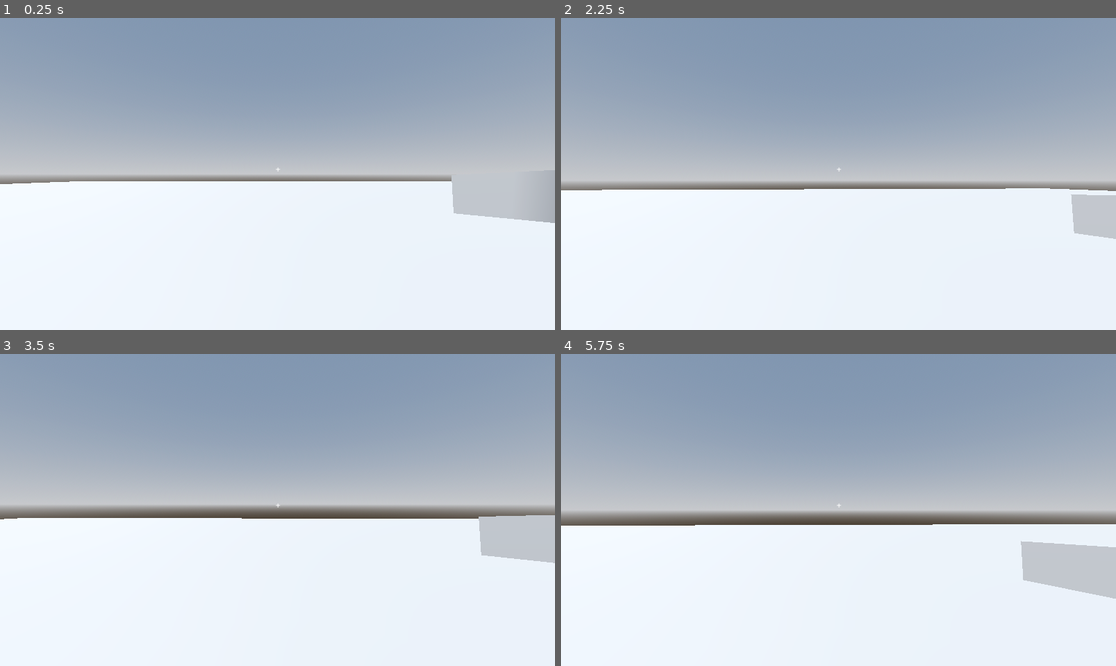
Above: before the commit, frames 1-4 (two rows, left to right).
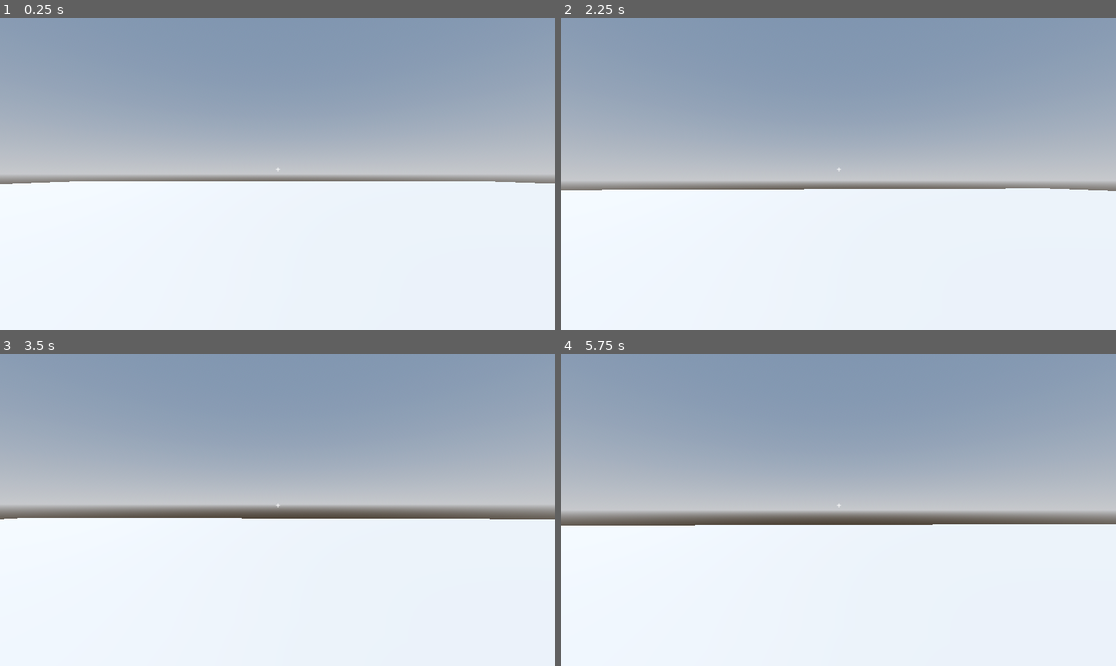
Above: after the commit, the same moments.

Repository: Vetherion/Vetherion
Game: Godot game, scene res://Scenes/3D_Level.tscn
The game is run twice, just before and just after one commit, with the same random seed, the same clock (stepped at 60 frames per second) and the same inputs.
Inputs (mouse positions are in pixels of both pictures, inside the frame that each line leads up to):
- Up to frame 1 (0.25 s): no input
- Up to frame 2 (2.25 s): tap Enter (ui_accept) at 0.5, 0.77, 1.52 s; move the mouse to (866, 174) at 0.52 s; hold W (move_forward) from 0.53 s (still down); click (866, 174) at 0.6 s; move the mouse to (810, 174) at 1.27 s; click (810, 174) at 1.35 s; move the mouse to (849, 167) at 2.02 s; hold 6 (six) from 2.03 s (still down)
- Up to frame 3 (3.5 s): keep holding W (move_forward); click (288, 503) at 2.3 s; move the mouse to (271, 516) at 2.77 s; release 6 (six) at 2.78 s; tap Shift (sprint) at 2.85 s; tap Enter (ui_accept) at 3.02 s; click (271, 516) at 3.05 s
- Up to frame 4 (5.75 s): keep holding W (move_forward); move the mouse to (877, 513) at 3.52 s; click (877, 513) at 3.6 s; tap Enter (ui_accept) at 3.77, 4.52 s; move the mouse to (794, 506) at 4.27 s; click (794, 506) at 4.35 s; move the mouse to (844, 510) at 5.02 s; hold 6 (six) from 5.03 s (still down); click (844, 510) at 5.3 s

The runs differ from the first frame. In frame 1, 2.5% of the frame differs, in the area x 81-100%, y 48-66%; in frame 2, 1.0%; in frame 3, 1.9%; in frame 4, 2.4%.

Commit message:
Silah mekaniği kaldırıldı

Diff:
--- a/Scenes/3D_Level.tscn
+++ b/Scenes/3D_Level.tscn
@@ -22,6 +22,7 @@
 points = PackedVector3Array(50.7837, 0.793495, 50.7837, -50.7837, -0.793495, -50.7837, -50.7837, 0.793495, -50.7837, 50.7837, -0.793495, -50.7837, -50.7837, -0.793495, 50.7837, -50.7837, 0.793495, 50.7837, 50.7837, 0.793495, -50.7837, 50.7837, -0.793495, 50.7837)
 
 [node name="3D_Level" type="Node3D"]
+transform = Transform3D(1, 0, 0, 0, 1, 0, 0, 0, 1, 0, 0.453897, 0)
 
 [node name="WorldEnvironment" type="WorldEnvironment" parent="."]
 environment = SubResource("Environment_yomnb")
--- a/Scenes/bullet.tscn
+++ /dev/null
@@ -1,15 +0,0 @@
-[gd_scene load_steps=3 format=3 uid="uid://5kd725fec8sh"]
-
-[ext_resource type="Script" path="res://Scripts/bullet.gd" id="1_fet16"]
-
-[sub_resource type="BoxMesh" id="BoxMesh_n7pui"]
-size = Vector3(0.013, 0.05, 0.013)
-
-[node name="Bullet" type="Node3D"]
-script = ExtResource("1_fet16")
-
-[node name="MeshInstance3D" type="MeshInstance3D" parent="."]
-mesh = SubResource("BoxMesh_n7pui")
-
-[node name="RayCast3D" type="RayCast3D" parent="."]
-transform = Transform3D(1, 0, 0, 0, -4.37114e-08, -1, 0, 1, -4.37114e-08, 0, 0, -0.0724309)
--- a/Scenes/player.tscn
+++ b/Scenes/player.tscn
@@ -1,7 +1,6 @@
-[gd_scene load_steps=6 format=3 uid="uid://dhjrc28o432pk"]
+[gd_scene load_steps=5 format=3 uid="uid://dhjrc28o432pk"]
 
 [ext_resource type="Script" path="res://Scripts/player.gd" id="1_cbo13"]
-[ext_resource type="PackedScene" uid="uid://b8yywteuugt1s" path="res://Scenes/rifle.tscn" id="2_mlw46"]
 
 [sub_resource type="StandardMaterial3D" id="StandardMaterial3D_oi0i1"]
 
@@ -22,9 +21,6 @@
 [node name="CameraPivot" type="Node3D" parent="."]
 unique_name_in_owner = true
 
-[node name="Rifle" parent="CameraPivot" instance=ExtResource("2_mlw46")]
-transform = Transform3D(1, 0, 0, 0, 1, 0, 0, 0, 1, 0.978119, -0.0620506, -0.135245)
-
 [node name="Camera3D" type="Camera3D" parent="CameraPivot"]
 unique_name_in_owner = true
 transform = Transform3D(1, 0, 0, 0, 1, 0, 0, 0, 1, 0, 0.643932, 0)
--- a/Scenes/rifle.tscn
+++ /dev/null
@@ -1,57 +0,0 @@
-[gd_scene load_steps=5 format=3 uid="uid://b8yywteuugt1s"]
-
-[sub_resource type="BoxMesh" id="BoxMesh_m781p"]
-size = Vector3(0.1, 0.1, 1)
-
-[sub_resource type="Animation" id="Animation_yvk12"]
-resource_name = "Fire"
-length = 0.2025
-tracks/0/type = "value"
-tracks/0/imported = false
-tracks/0/enabled = true
-tracks/0/path = NodePath("../MeshInstance3D:position")
-tracks/0/interp = 1
-tracks/0/loop_wrap = true
-tracks/0/keys = {
-"times": PackedFloat32Array(0, 0.054, 0.2025),
-"transitions": PackedFloat32Array(1, 1, 1),
-"update": 0,
-"values": [Vector3(-0.187787, 0.0387363, 0.0373559), Vector3(-0.188, 0.1, 0.2), Vector3(-0.188, 0.039, 0.037)]
-}
-
-[sub_resource type="Animation" id="Animation_14r0m"]
-length = 0.001
-tracks/0/type = "value"
-tracks/0/imported = false
-tracks/0/enabled = true
-tracks/0/path = NodePath("../MeshInstance3D:position")
-tracks/0/interp = 1
-tracks/0/loop_wrap = true
-tracks/0/keys = {
-"times": PackedFloat32Array(0),
-"transitions": PackedFloat32Array(1),
-"update": 0,
-"values": [Vector3(-0.187787, 0.0387363, 0.0373559)]
-}
-
-[sub_resource type="AnimationLibrary" id="AnimationLibrary_3amjw"]
-_data = {
-"Fire": SubResource("Animation_yvk12"),
-"RESET": SubResource("Animation_14r0m")
-}
-
-[node name="Rifle" type="Node3D"]
-transform = Transform3D(1, 0, 0, 0, 1, 0, 0, 0, 1, 0, 0.346255, 0)
-
-[node name="RayCast3D" type="RayCast3D" parent="."]
-transform = Transform3D(1, 0, 0, 0, -4.37114e-08, -1, 0, 1, -4.37114e-08, -1, 0.039, 0)
-
-[node name="MeshInstance3D" type="MeshInstance3D" parent="."]
-transform = Transform3D(0.909838, 1.30385e-08, 0.414963, -0.0277253, 0.997765, 0.0607898, -0.414036, -0.0668138, 0.907805, -0.187787, 0.0387363, 0.0373559)
-mesh = SubResource("BoxMesh_m781p")
-
-[node name="AnimationPlayer" type="AnimationPlayer" parent="."]
-root_node = NodePath("../RayCast3D")
-libraries = {
-"": SubResource("AnimationLibrary_3amjw")
-}
--- a/Scripts/bullet.gd
+++ /dev/null
@@ -1,14 +0,0 @@
-extends Node3D
-
-const SPEED = 40
-
-@onready var mesh = $MeshInstance3D
-@onready var ray = $RayCast3D
-
-# Called when the node enters the scene tree for the first time.
-func _ready() -> void:
-	pass # Replace with function body.
-
-# Called every frame. 'delta' is the elapsed time since the previous frame.
-func _process(delta: float) -> void:
-	position += transform.basis * Vector3(0, -SPEED, 0) * delta
--- a/Scripts/player.gd
+++ b/Scripts/player.gd
@@ -19,8 +19,6 @@
 var WALK_SPEED = 5.0
 var stamina = 100
 
-var bullet = load("res://Scenes/bullet.tscn")
-var instance
 const char_FREQ = 2.0
 const char_AMP = 0.08
 var t_char = 0.0
@@ -35,13 +33,12 @@
 
 func _unhandled_input(event: InputEvent) -> void:
 
-	var is_camera_motion := (
-		event is InputEventMouseMotion and Input.get_mouse_mode() == Input.MOUSE_MODE_CAPTURED
-	)
+	var is_camera_motion := (event is InputEventMouseMotion and Input.get_mouse_mode() == Input.MOUSE_MODE_CAPTURED)
 	if is_camera_motion:
 		camera_input_direction = event.screen_relative * mouse_sensitivity
 
 func _physics_process(delta: float) -> void:
+
 	# Handle sprint
 	if Input.is_action_pressed("sprint") and stamina >= 75:
 		move_speed = SPRINT_SPEED
@@ -50,12 +47,6 @@
 		move_speed = WALK_SPEED
 		stamina += 2.0 * delta
 		stamina = clamp(stamina, 0, 100)
-	if Input.is_action_just_pressed("left_click") and not anim_player.is_playing():
-		anim_player.play("Fire")
-		instance = bullet.instantiate()
-		instance.position = gun_barrel.global_position
-		instance.transform.basis = gun_barrel.global_transform.basis
-		get_parent().add_child(instance)
 
 
 	camera_pivot.rotation.x -= camera_input_direction.y * delta
@@ -82,7 +73,7 @@
 	# Gravity
 	if not is_on_floor():
 		velocity += get_gravity() * delta * 5
-		# Head char
+	# Head char
 	t_char += delta * velocity.length() * float(is_on_floor())
 	camera_3d.transform.origin = _headchar(t_char)
 	move_and_slide()
